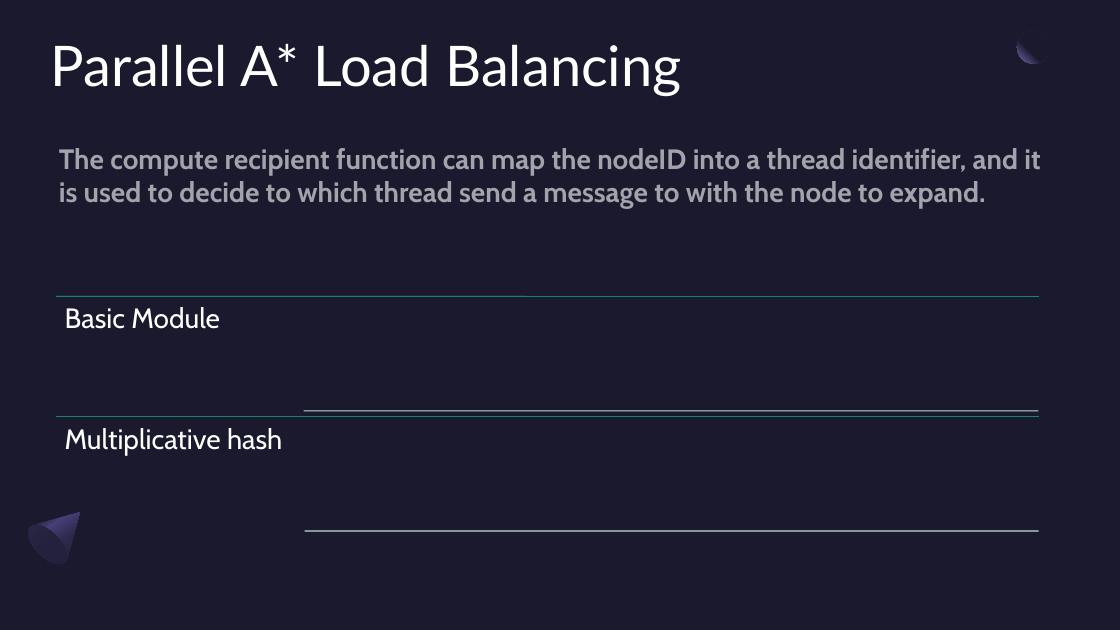
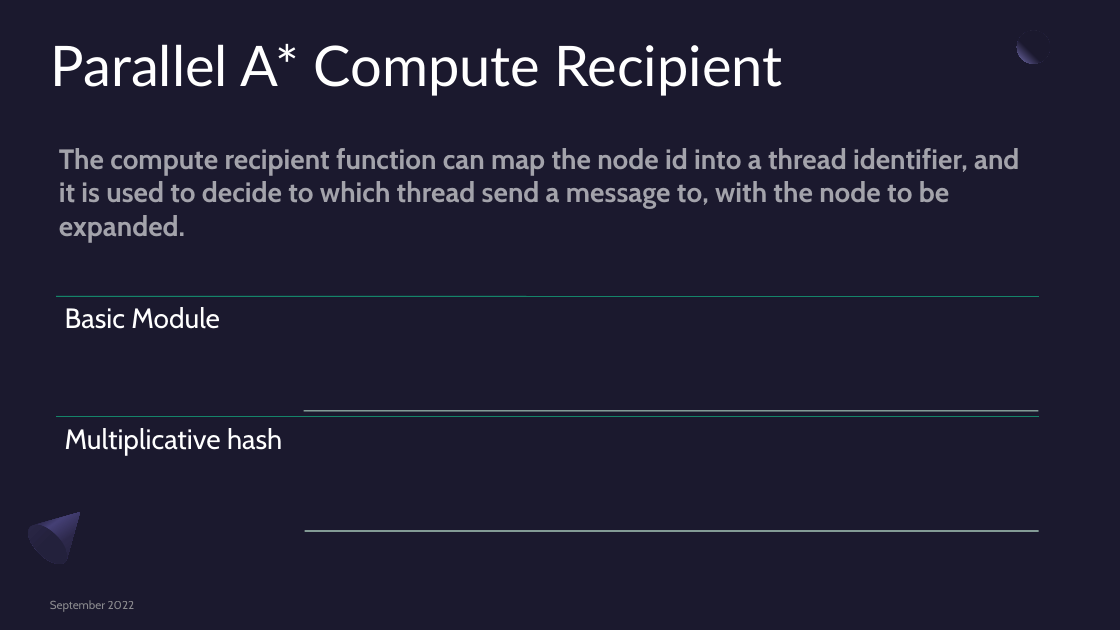
Before and after one commit to Salvo-kun/a-star, a slide deck: slide 20 of presentation/astar_slides.pptx. Drawn at 1120x630 pixels with LibreOffice and Linux fonts; fonts in the diff are those of the drawing. Boxes give left, top, right and bottom in pixels: in the first picture for what was removed or moved away, otherwise in the second. Text is boxed around its words. In the diff, an @@ line names an element or a change of style, - is before the commit and + after.

```diff
--- a/presentation/astar_slides.pptx
+++ b/presentation/astar_slides.pptx
@@ title at (x1=51, y1=44, x2=782, y2=96): text changed @@
-Parallel A* Load Balancing
+Parallel A* Compute Recipient
@@ text at (x1=59, y1=148, x2=1019, y2=242): text changed @@
-The compute recipient function can map the nodeID into a thread identifier, and it is used to decide to which thread send a message to with the node to expand.
+The compute recipient function can map the node id into a thread identifier, and it is used to decide to which thread send a message to, with the node to be expanded.
@@ text added at (x1=50, y1=600, x2=135, y2=612), 10 pt, text #A6A6A6 at 80% opacity @@
+September 2022
```
Also in this commit, not shown: 24 other slides changed, 6 slides added, 5 slides removed, 3 other files.
